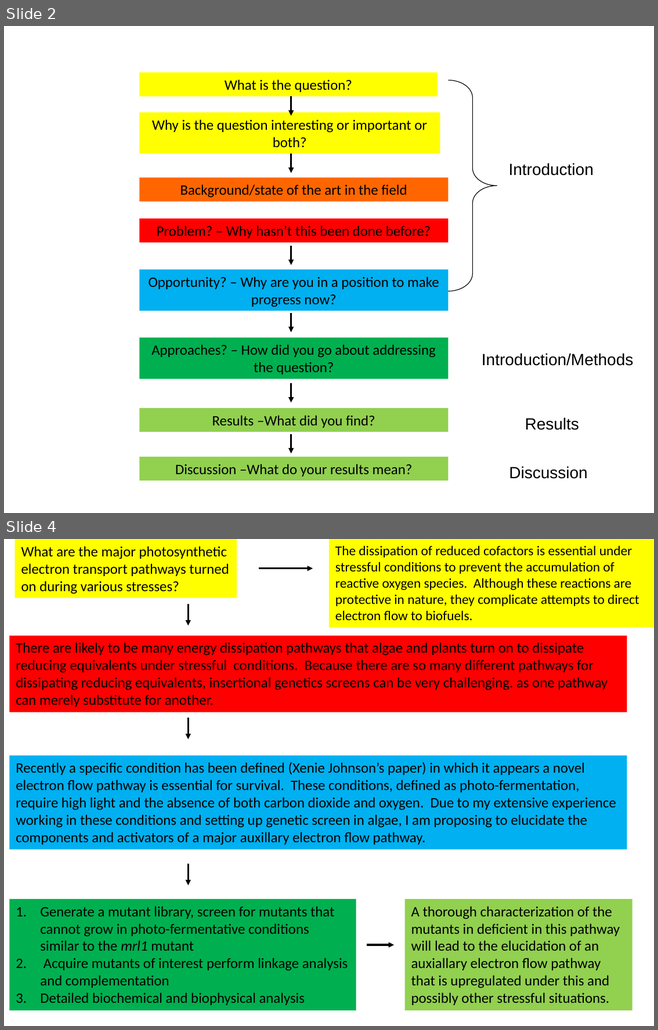
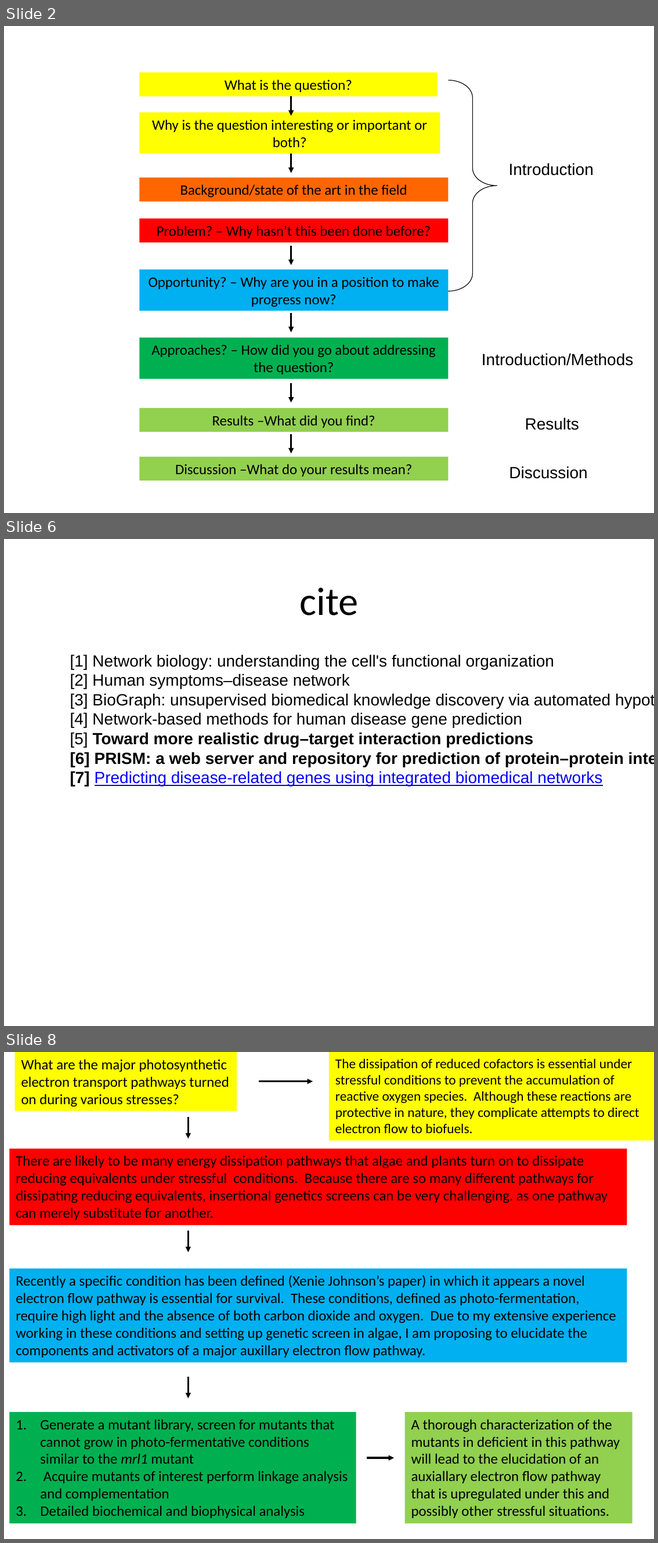
Before and after one commit to jiajiepeng/AS, a slide deck: HowToPoseProblems.pptx. Shown one above the other, each under a label of ours: slides 2 and 4 before the commit, slides 2, 6 and 8 after it; the slides between them are not shown. The pictures are 658x1030 and 658x1543 pixels, drawn with LibreOffice and Linux fonts; fonts in the diff are those of the drawing. Boxes give left, top, right and bottom in pixels: in the first picture for what was removed or moved away, otherwise in the second. Text is boxed around its words. In the diff, an @@ line names an element or a change of style, - is before the commit and + after.

```diff
--- a/HowToPoseProblems.pptx
+++ b/HowToPoseProblems.pptx
@@ slide 6 added at [4,539,654,1026], background #FFFFFF @@
@@ title added at [300,588,358,616], 44 pt, text #000000 @@
+cite
@@ text added at [70,654,623,786], 18 pt, text #000000 @@
+[1] Network biology: understanding the cell's functional organization
+[2] Human symptoms–disease network
+[3] BioGraph: unsupervised biomedical knowledge discovery via automated hypothesis generation
+[4] Network-based methods for human disease gene prediction
+[5] Toward more realistic drug–target interaction predictions
+[6] PRISM: a web server and repository for prediction of protein–protein interactions and modeling their 3D complexes
+[7] Predicting disease-related genes using integrated biomedical networks
@@ what was slide 4 is now slide 8 @@
```
Also in this commit, not shown: 1 slide changed, 3 other slides added, 5 other files.
